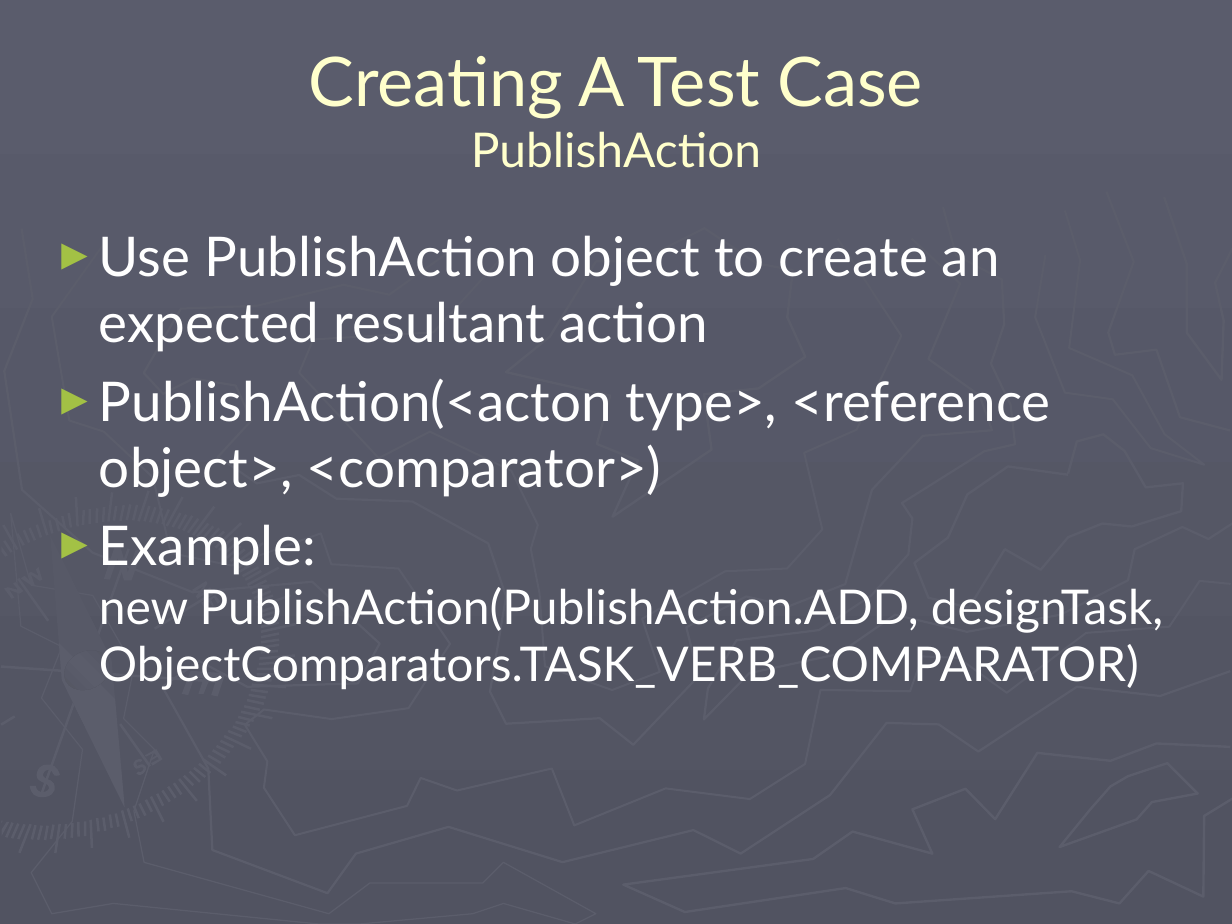
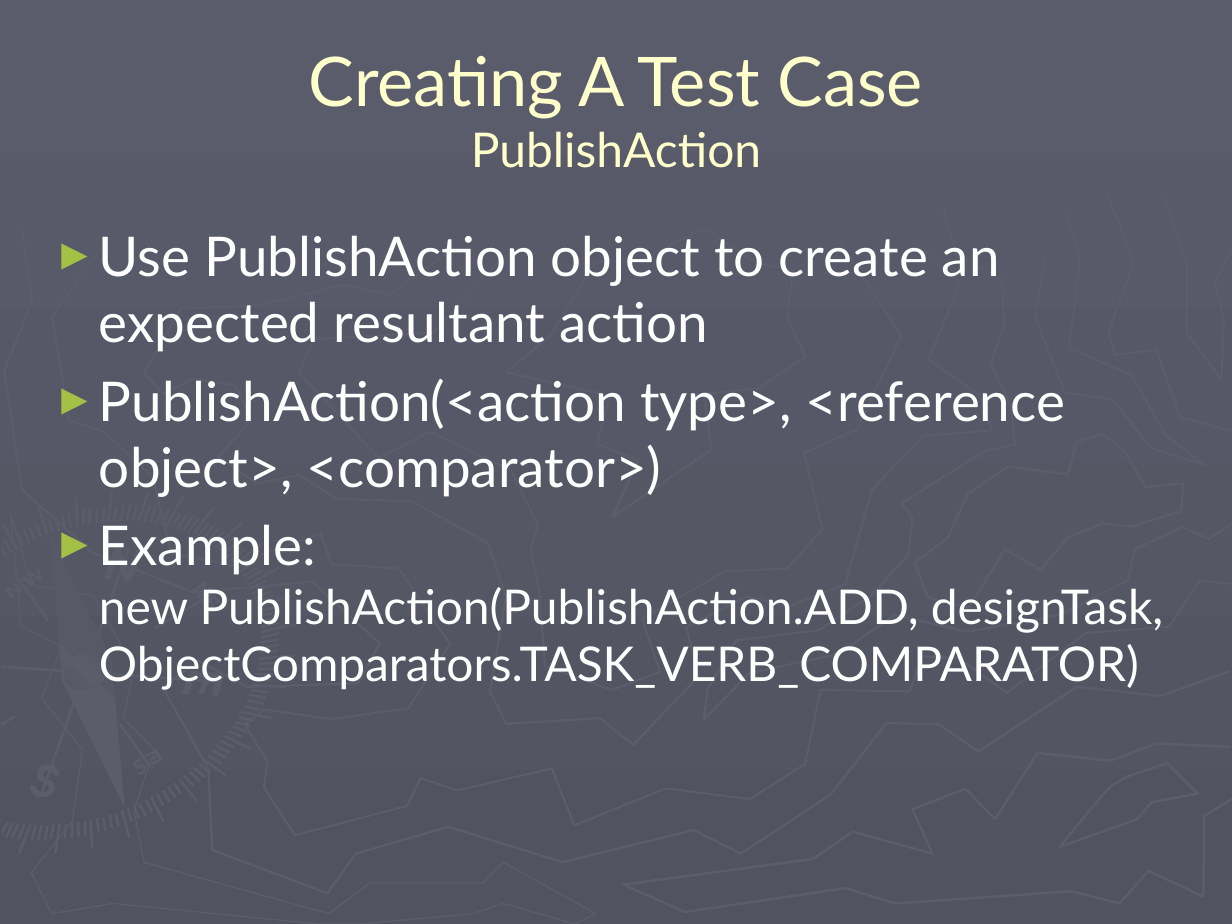
Before and after one commit to codeaudit/cougaar-cougaarunit, a slide deck: slide 8 of CougaarUnit/CougaarUnit Training.ppt. Drawn at 1232x924 pixels with LibreOffice and Linux fonts; fonts in the diff are those of the drawing. Boxes give left, top, right and bottom in pixels: in the first picture for what was removed or moved away, otherwise in the second. Text is boxed around its words. In the diff, an @@ line names an element or a change of style, - is before the commit and + after.

```diff
--- a/CougaarUnit/CougaarUnit Training.ppt
+++ b/CougaarUnit/CougaarUnit Training.ppt
@@ text at (99,379,1065,497): text changed @@
-► PublishAction(<acton type>, <reference object>, <comparator>)
+► PublishAction(<action type>, <reference object>, <comparator>)
```
Also in this commit, not shown: 3 other slides changed.
